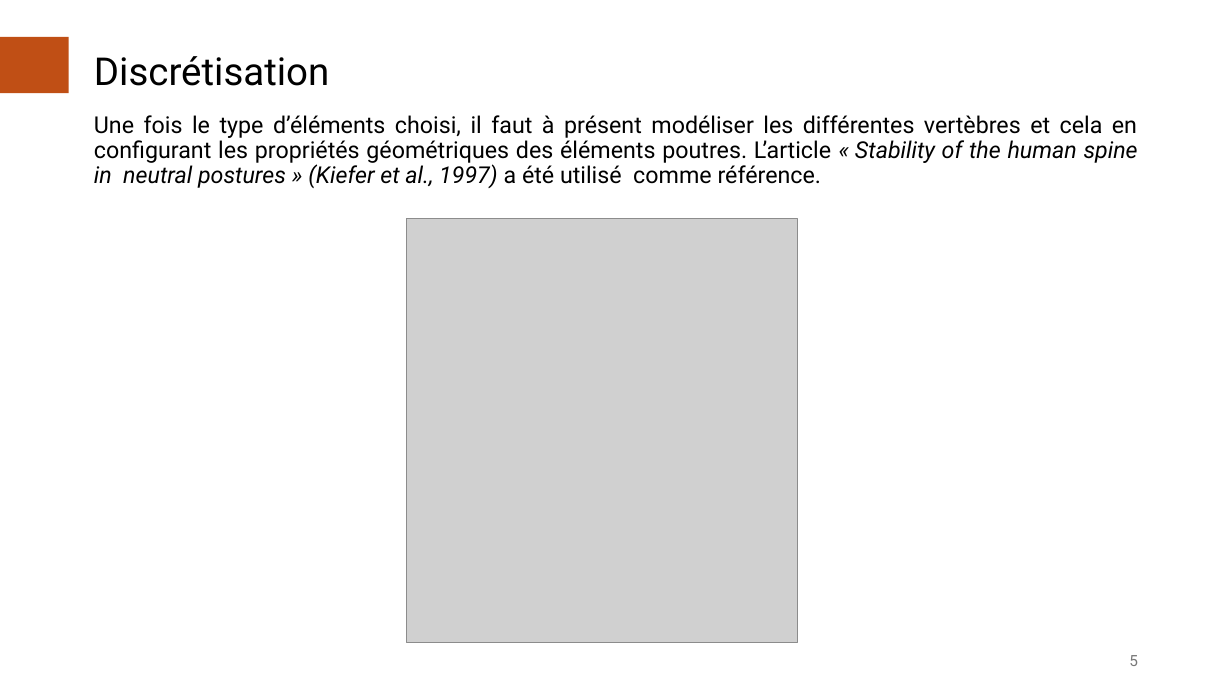
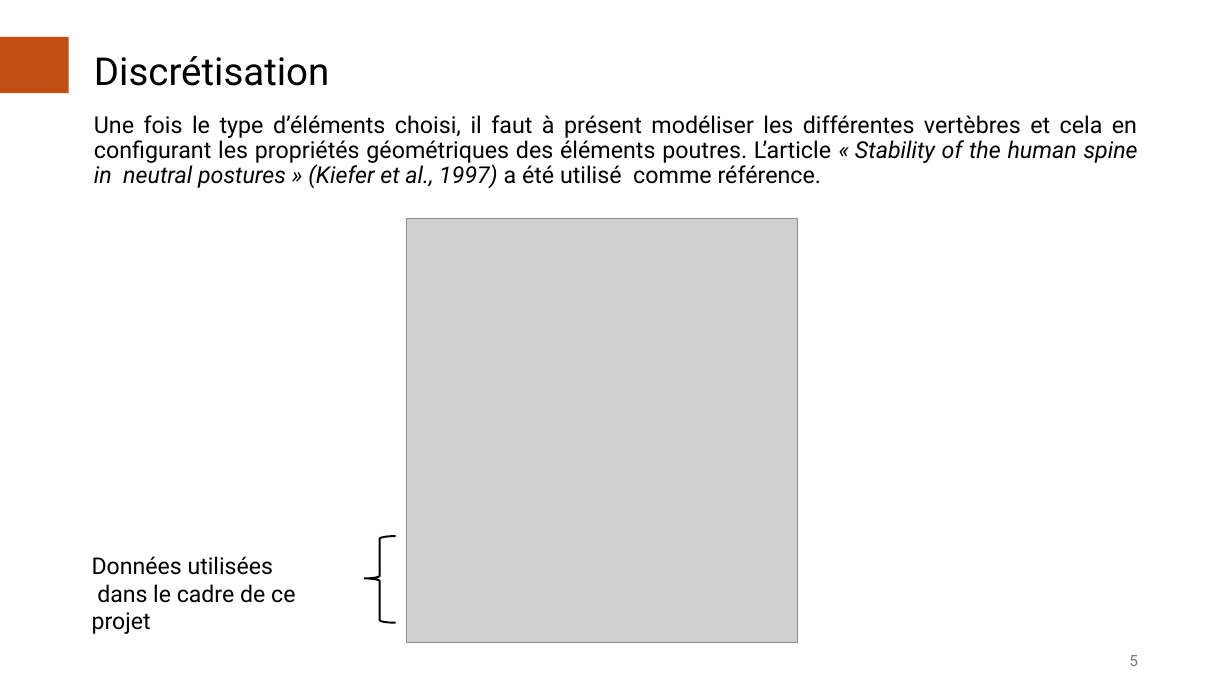
Before and after one commit to AcileSf/MEC8211ProjetFinal, a slide deck: slide 5 of Presentation_Projet.pptx. Drawn at 1232x693 pixels with LibreOffice and Linux fonts; fonts in the diff are those of the drawing; grey boxes stand for pictures. Boxes give left, top, right and bottom in pixels: in the first picture for what was removed or moved away, otherwise in the second. Text is boxed around its words. In the diff, an @@ line names an element or a change of style, - is before the commit and + after.

```diff
--- a/Presentation_Projet.pptx
+++ b/Presentation_Projet.pptx
@@ left brace added at (364,536,396,623), outline #000000 1.5 pt @@
@@ text added at (92,556,295,634), 18 pt, text #000000 @@
+Données utilisées
+dans le cadre de ce projet
```
Also in this commit, not shown: 2 other slides changed, 1 other file.
